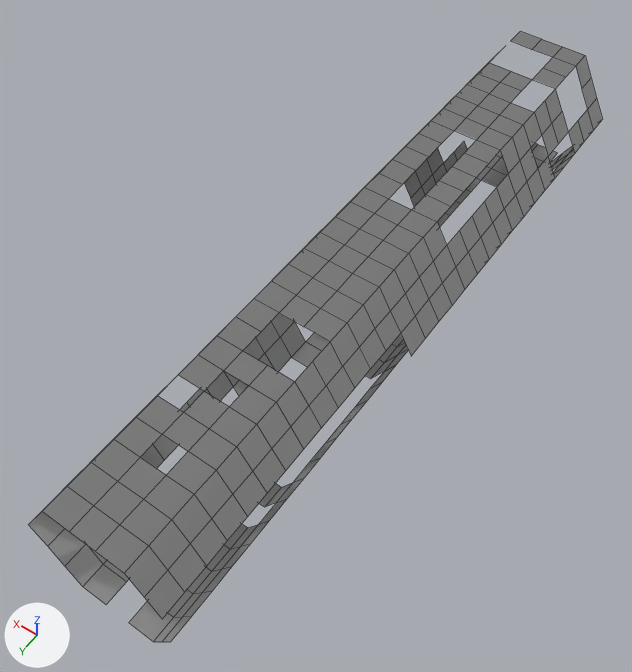
What one commit did to the OBJ model Dependencies/model/map/22.obj.
One viewpoint serves both versions: a 50 mm lens placed at (-39.0, 66.4, 137.1), pointed at (2.5, 8.3, 45.8). Every picture has the same lights, and +X, +Y and +Z are marked at lower left. Mesh edges are drawn as thin lines. Where no turn or scale is listed for an object, it has been applied to the vertices.
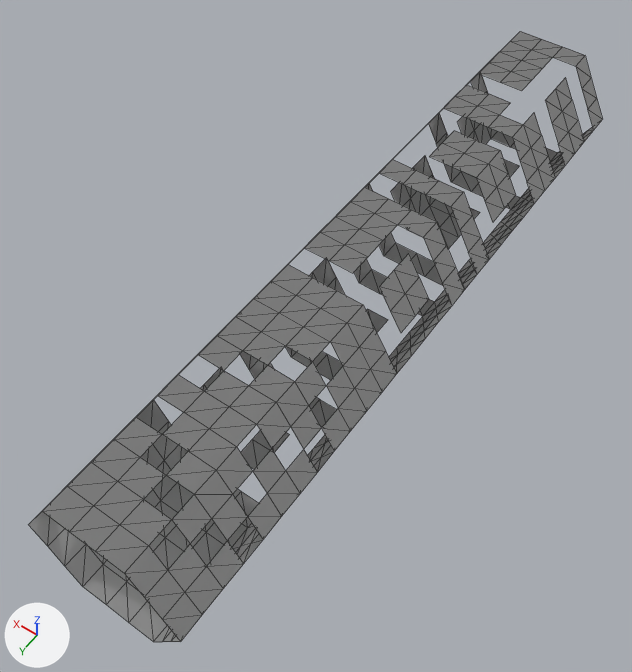
The newer file is also turned or shifted as a whole; pictures and numbers use the older file's frame.

The edits, one by one:
me_cylinder001 is used by ob_cylinder001; location (0.0, 0.0, 0.0).
me_cylinder001 had 492 vertices, 345 faces and spanned x -10.8..10.8, y -50.0..50.0, z 40.6..59.4.
me_cylinder001 now has 558 vertices, 794 faces and spans x -10.8..10.8, y -50.0..50.0, z 40.6..59.4.
me_cylinder001 part 1: 63 vertices added at x -10.8..10.8, y -50.0..50.0, z 40.6..59.4.
me_cylinder001 part 2: 2 vertices added at x -7.2..1.7, y -43.3, z 56.2..59.4.

Changed parts and their boxes [x1, y1, x2, y2] in the pictures (632 x 672 px):
part 1 of me_cylinder001, added: after [137, 118, 586, 642]
part 2 of me_cylinder001, added: after [489, 49, 578, 120]
